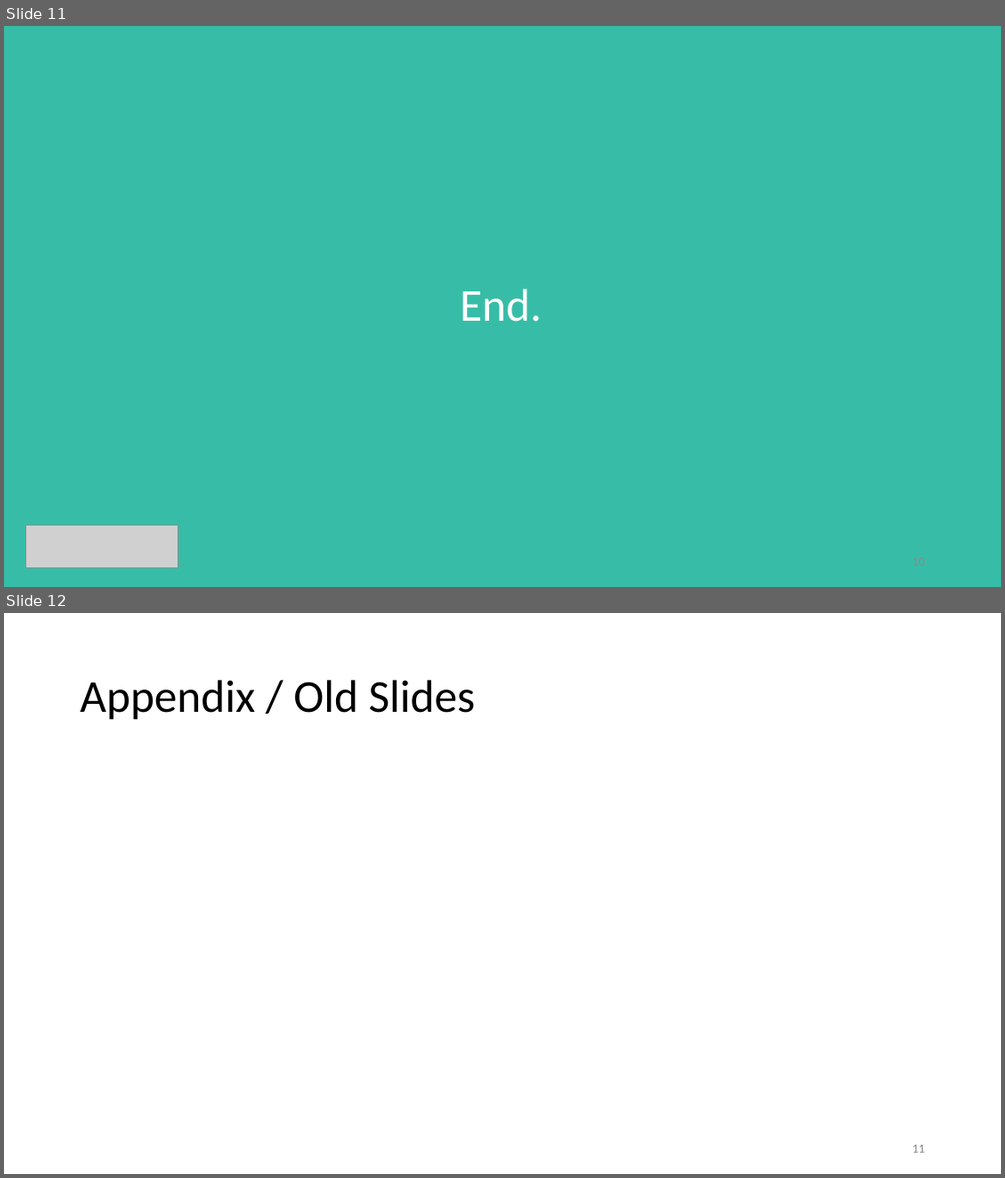
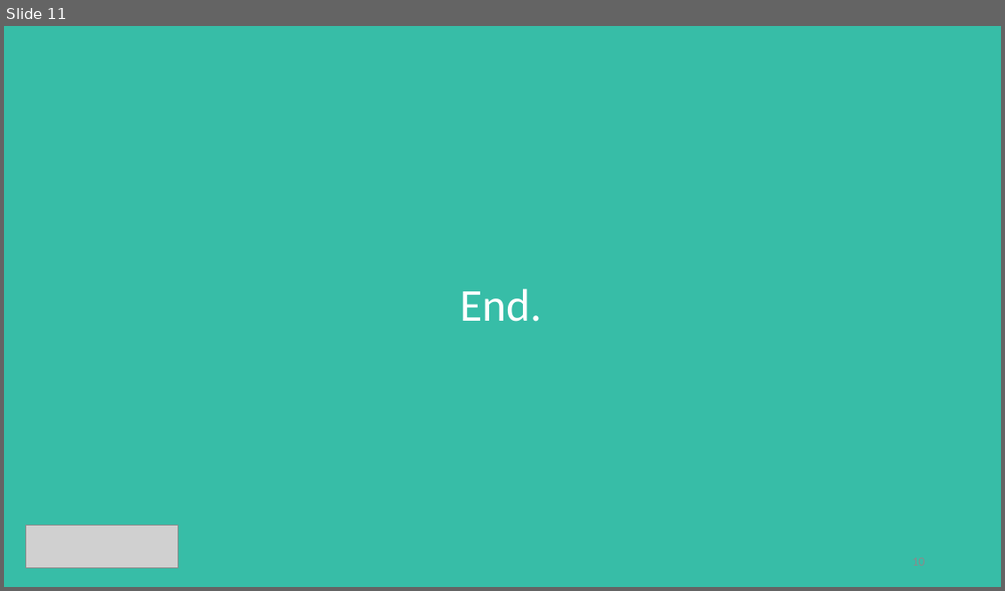
Before and after one commit to ceciliacheungns/Analytics_In_Business, a slide deck: Presentation.pptx. Shown one above the other, each under a label of ours: slides 11 and 12 before the commit, slide 11 after it. The pictures are 1005x1178 and 1005x591 pixels, drawn with LibreOffice and Linux fonts; fonts in the diff are those of the drawing; grey boxes stand for pictures. Boxes give left, top, right and bottom in pixels: in the first picture for what was removed or moved away, otherwise in the second. Text is boxed around its words. In the diff, an @@ line names an element or a change of style, - is before the commit and + after.

```diff
--- a/Presentation.pptx
+++ b/Presentation.pptx
@@ slide 12 removed at bbox=[4, 613, 1001, 1174], background #FFFFFF @@
@@ title removed at bbox=[80, 680, 476, 720] @@
-Appendix / Old Slides
@@ page number removed at bbox=[912, 1144, 924, 1152] @@
-11
```
Also in this commit, not shown: 3 slides changed, 1 other slide removed.
